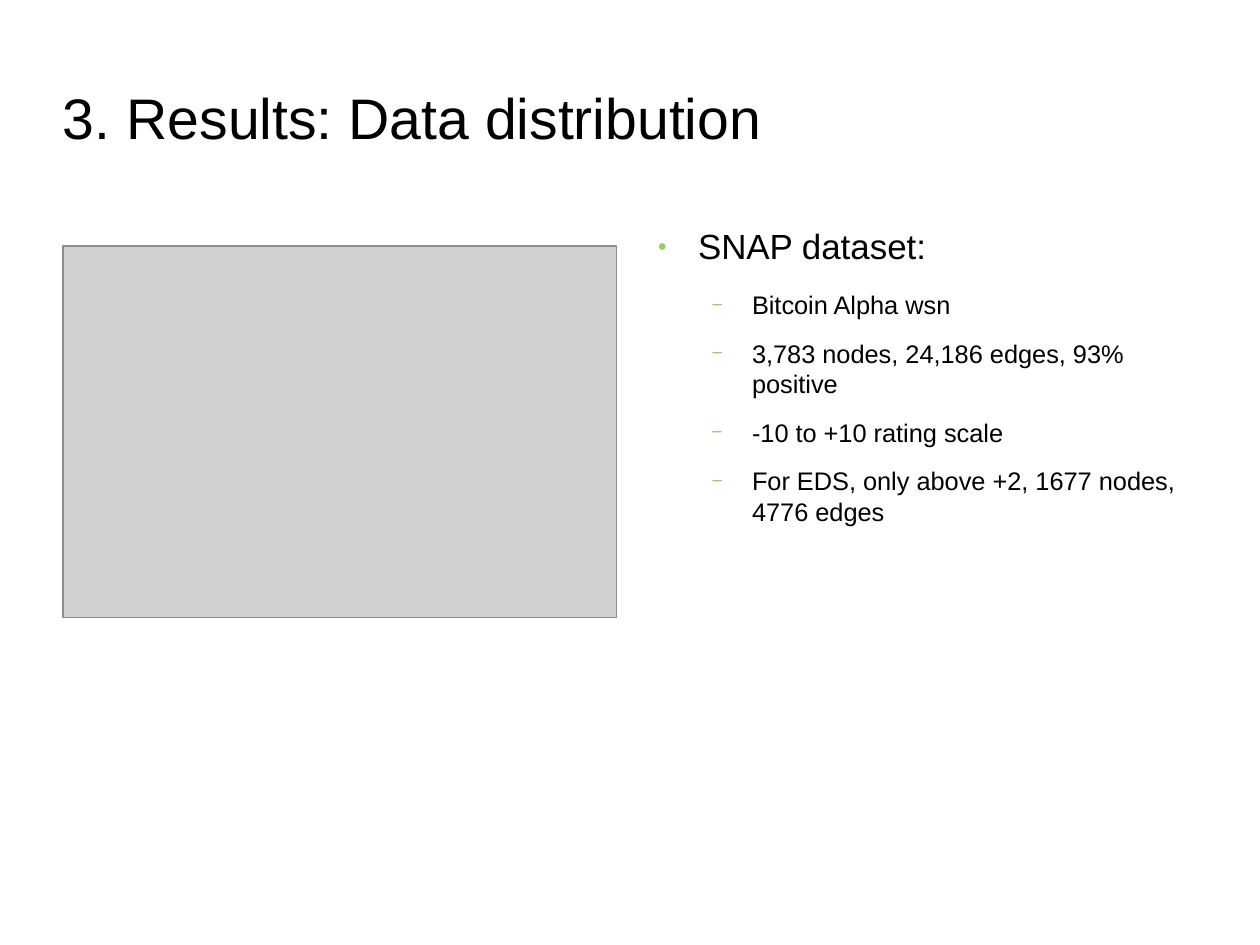
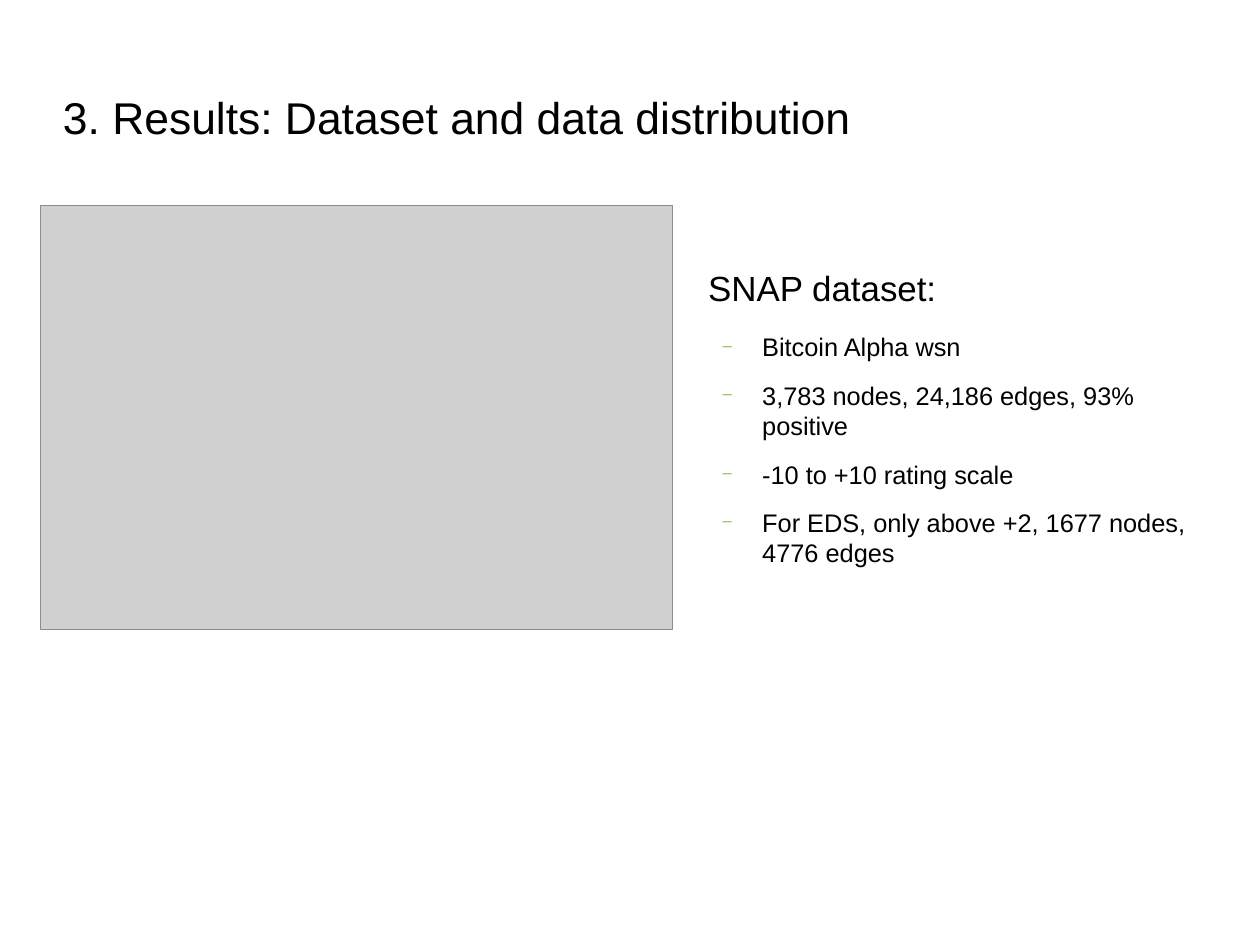
Before and after one commit to s2-t2/blockchain_reputation_system, a slide deck: slide 16 of documents/Presentation/Presentation.odp (slide 19 before the commit). Drawn at 1260x945 pixels with LibreOffice and Linux fonts; fonts in the diff are those of the drawing; grey boxes stand for pictures; background and template pictures are left out. Boxes give left, top, right and bottom in pixels: in the first picture for what was removed or moved away, otherwise in the second. Text is boxed around its words. In the diff, an @@ line names an element or a change of style, - is before the commit and + after.

```diff
--- a/documents/Presentation/Presentation.odp
+++ b/documents/Presentation/Presentation.odp
@@ title at (63,101,850,135): text changed; size 36 to 28 pt @@
-3. Results: Data distribution
+3. Results: Dataset and data distribution
@@ picture: place and size @@
-picture at (63,246,616,617)
+picture at (41,206,673,630)
@@ text "SNAP dataset:": place and size @@
-text "SNAP dataset:" at (698,233,1175,526)
+text "SNAP dataset:" at (708,275,1185,568)
@@ text at (708,275,936,302): bullet ● to none @@
```
Also in this commit, not shown: 11 other slides changed, 7 slides added, 8 slides removed, 4 other files.
